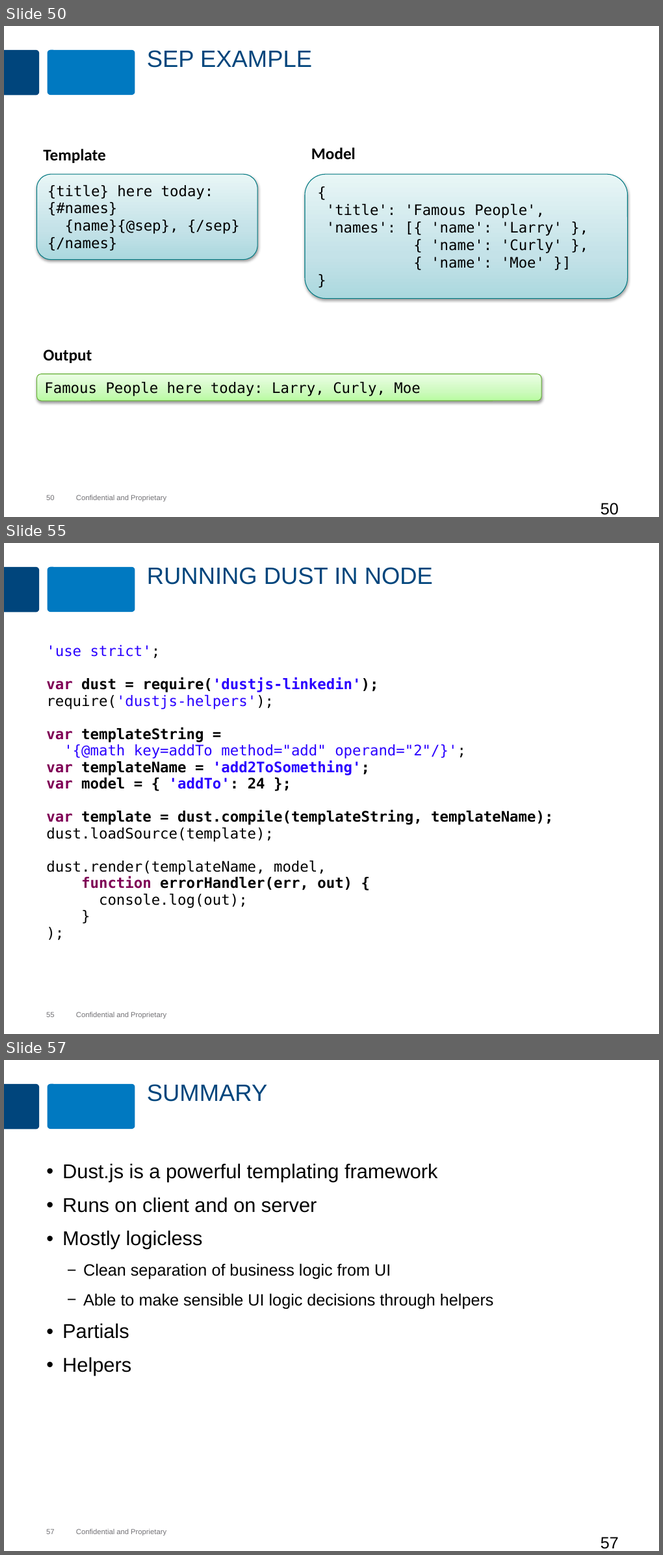
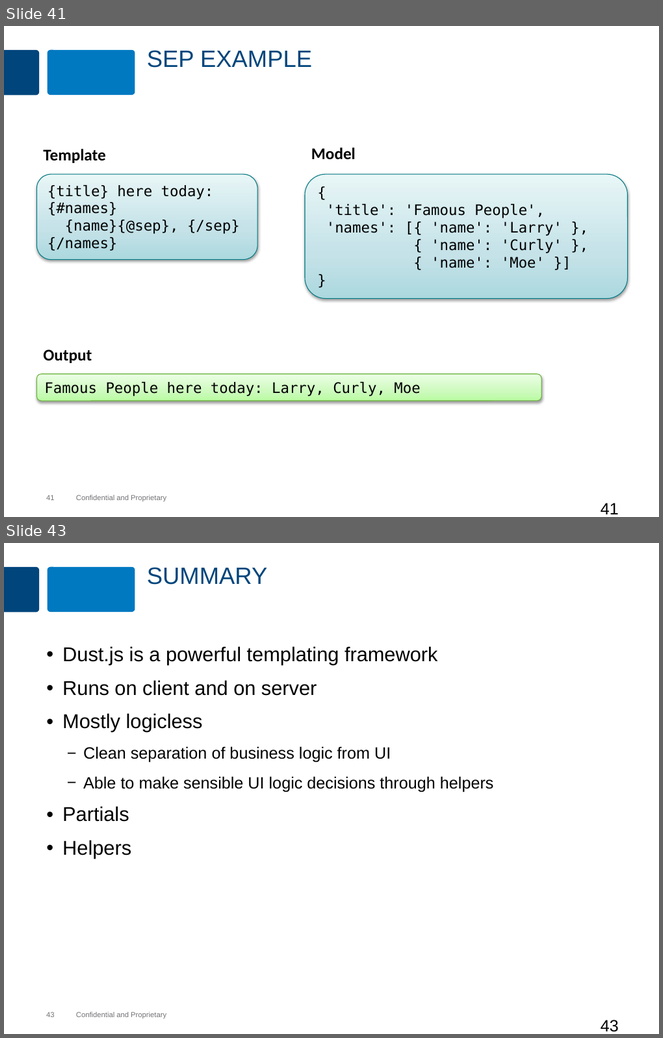
Before and after one commit to MaxMillington/nodePractice, a slide deck: node/lesson-83-dustjs/dustjs.pptx. Shown one above the other, each under a label of ours: slides 50, 55 and 57 before the commit, slides 41 and 43 after it; the slides between them are not shown. The pictures are 663x1555 and 663x1038 pixels, drawn with LibreOffice and Linux fonts; fonts in the diff are those of the drawing; background and template pictures are left out. Boxes give left, top, right and bottom in pixels: in the first picture for what was removed or moved away, otherwise in the second. Text is boxed around its words. In the diff, an @@ line names an element or a change of style, - is before the commit and + after.

Commit message:
Modified the ppt and lab instructions for Dust

```diff
--- a/node/lesson-83-dustjs/dustjs.pptx
+++ b/node/lesson-83-dustjs/dustjs.pptx
@@ slide 55 removed at (4, 543, 659, 1034), background #FFFFFF; not listed: 4 template elements that a slide beside it also shows @@
@@ title removed at (147, 567, 433, 585) @@
-RUNNING DUST IN NODE
@@ text removed at (46, 645, 553, 908) @@
-'use strict';
-var dust = require('dustjs-linkedin');
-require('dustjs-helpers');
-var templateString =
-'{@math key=addTo method="add" operand="2"/}';
-var templateName = 'add2ToSomething';
-var model = { 'addTo': 24 };
-var template = dust.compile(templateString, templateName);
-dust.loadSource(template);
-dust.render(templateName, model,
-function errorHandler(err, out) {
-console.log(out);
-}
-);
@@ what was slide 50 is now slide 41 @@
@@ page number at (46, 495, 54, 500): text changed @@
-50
+41
@@ page number at (601, 503, 619, 515): text changed @@
-50
+41
@@ what was slide 57 is now slide 43 @@
@@ page number at (46, 1012, 54, 1017): text changed @@
-57
+43
@@ page number at (601, 1020, 619, 1032): text changed @@
-57
+43
```
Also in this commit, not shown: 11 slides changed, 2 slides added, 15 other slides removed, 4 other files.
